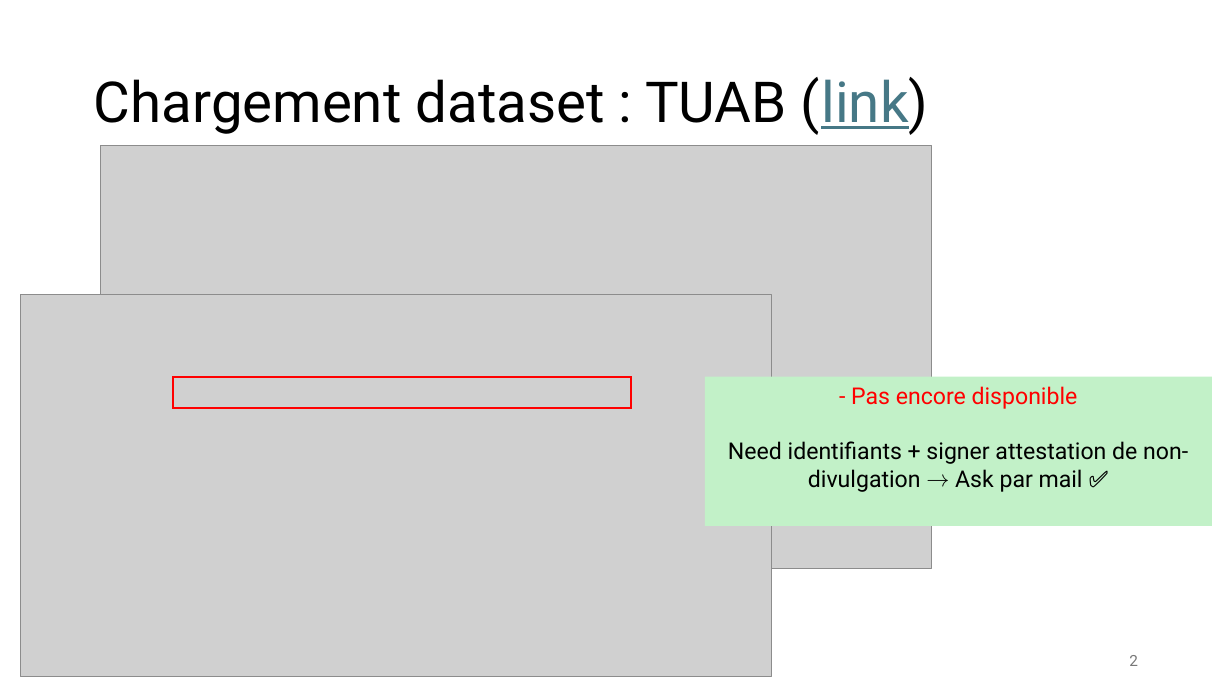
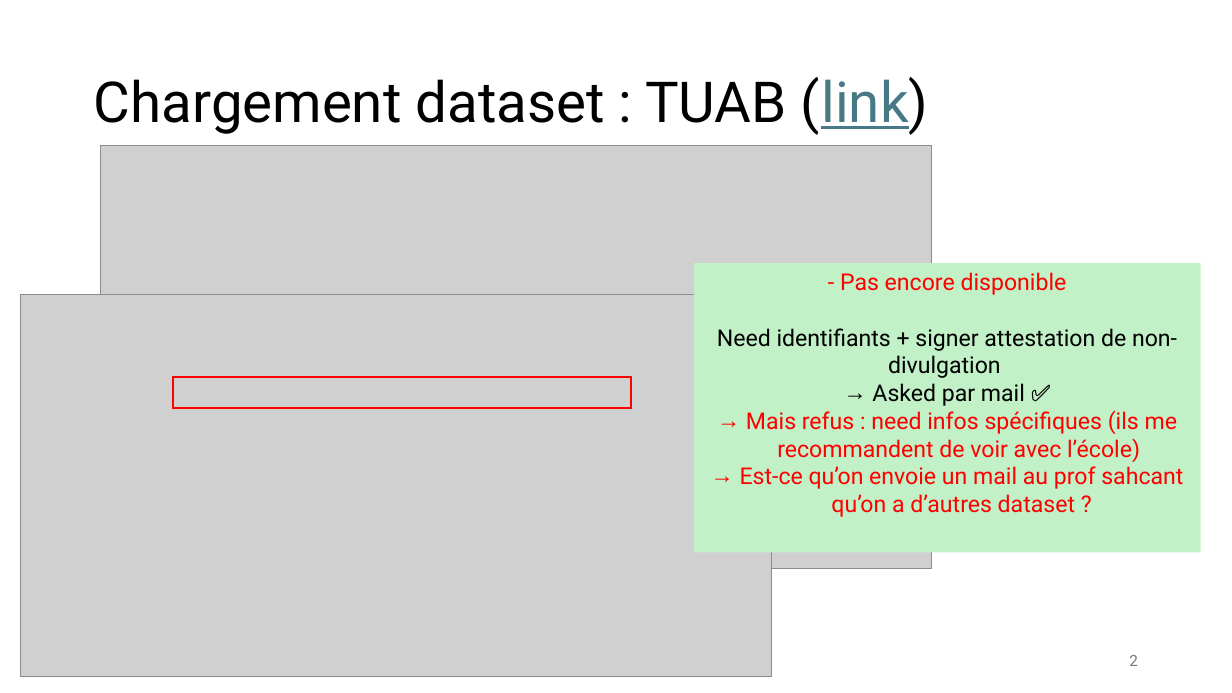
Before and after one commit to robinguiavarch/XAIGUIFORMER_MLReproducibility, a slide deck: slide 2 of reunions/XAIGUIFORMER_reu1.pptx. Drawn at 1232x693 pixels with LibreOffice and Linux fonts; fonts in the diff are those of the drawing; grey boxes stand for pictures. Boxes give left, top, right and bottom in pixels: in the first picture for what was removed or moved away, otherwise in the second. Text is boxed around its words. In the diff, an @@ line names an element or a change of style, - is before the commit and + after.

```diff
--- a/reunions/XAIGUIFORMER_reu1.pptx
+++ b/reunions/XAIGUIFORMER_reu1.pptx
@@ rectangle "- Pas encore disponible": place and size @@
-rectangle "- Pas encore disponible" at [705,377,1213,527]
+rectangle "- Pas encore disponible" at [694,263,1202,553]
@@ text in rectangle at [717,328,1183,517]: text changed; text colour #000000 to #FF0000 @@
-Need identifiants + signer attestation de non-divulgation → Ask par mail ✅
+Need identifiants + signer attestation de non-divulgation
+→ Asked par mail ✅
+→ Mais refus : need infos spécifiques (ils me recommandent de voir avec l’école)
+→ Est-ce qu’on envoie un mail au prof sahcant qu’on a d’autres dataset ?
```
Also in this commit, not shown: 1 other slide changed, 1 slide added, 2 other files.
